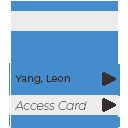
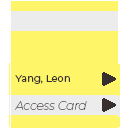
Two versions of the same layered image (128×128). Layer-by-layer changes:
painted on "Layer 3" over [9, 1, 120, 128]
